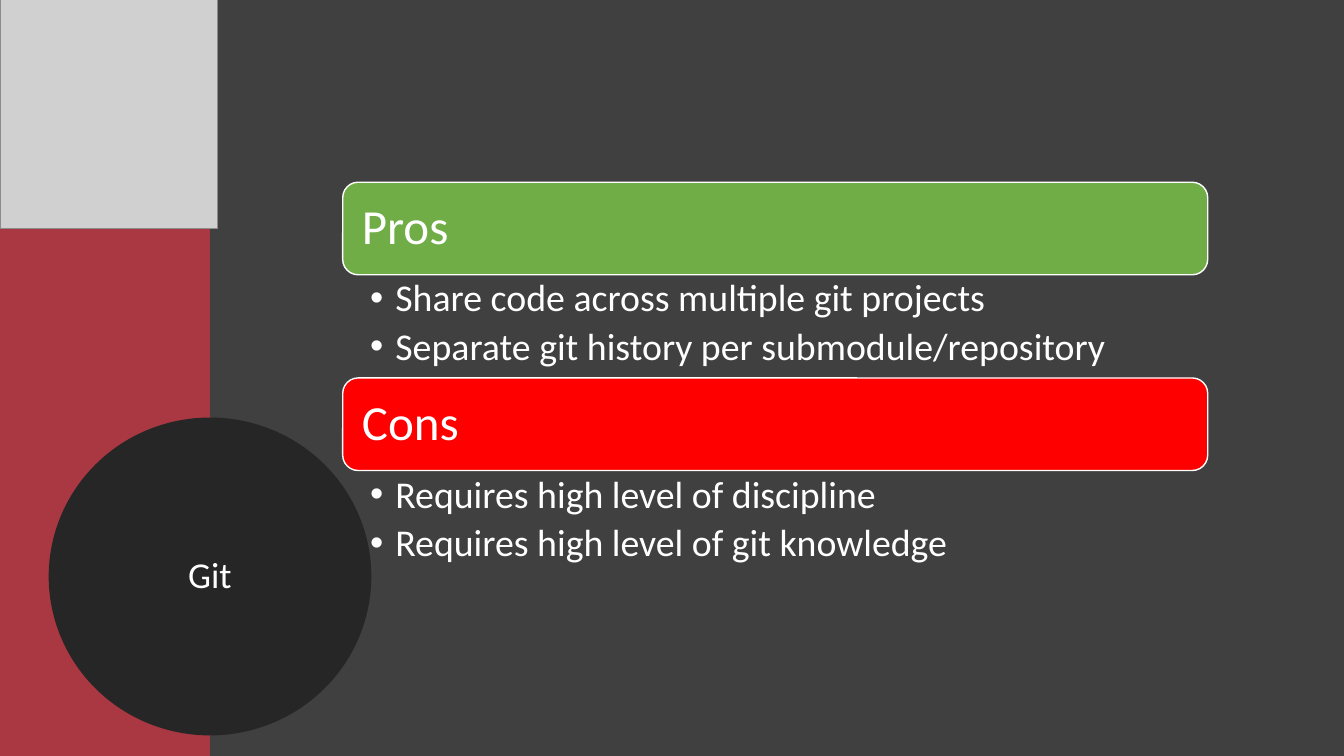
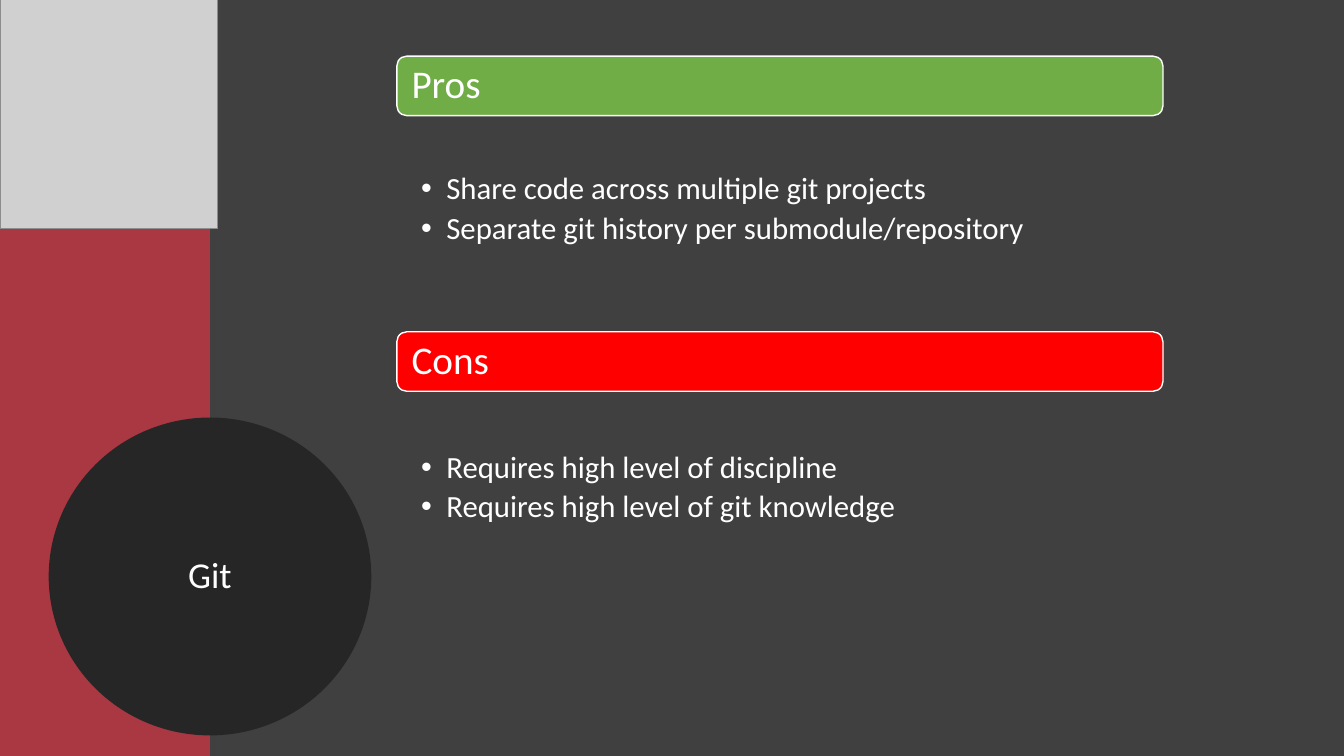
Before and after one commit to Xapuu/programingStuff, a slide deck: slide 8 of ngMeetup.pptx. Drawn at 1344x756 pixels with LibreOffice and Linux fonts; fonts in the diff are those of the drawing; grey boxes stand for pictures. Boxes give left, top, right and bottom in pixels: in the first picture for what was removed or moved away, otherwise in the second. Text is boxed around its words. In the diff, an @@ line names an element or a change of style, - is before the commit and + after.

```diff
--- a/ngMeetup.pptx
+++ b/ngMeetup.pptx
@@ rounded rectangle: place and size @@
-rounded rectangle at (343,182,1208,275)
+rounded rectangle at (397,56,1164,116)
@@ text "Pros" at (412,73,481,99): size 35 to 28 pt; less space between paragraphs @@
@@ text "Pros": place and size @@
-text "Pros" at (362,212,449,245)
+text "Pros" at (412,73,481,99)
@@ text "Share code across multiple git ..." at (446,177,1024,245): size 27 to 22 pt; less space between paragraphs @@
@@ text "Share code across multiple git ...": place and size @@
-text "Share code across multiple git ..." at (395,284,1105,367)
+text "Share code across multiple git ..." at (446,177,1024,245)
@@ rounded rectangle: place and size @@
-rounded rectangle at (343,378,1208,471)
+rounded rectangle at (397,332,1164,391)
@@ text "Cons": place and size @@
-text "Cons" at (362,408,459,441)
+text "Cons" at (412,348,489,375)
@@ text "Cons" at (412,348,489,375): size 35 to 28 pt; less space between paragraphs @@
@@ text "Requires high level of discipline": place and size @@
-text "Requires high level of discipline" at (395,481,947,563)
+text "Requires high level of discipline" at (446,456,895,523)
@@ text "Requires high level of discipline" at (446,456,895,523): size 27 to 22 pt; less space between paragraphs @@
```
Also in this commit, not shown: 3 other slides changed.
